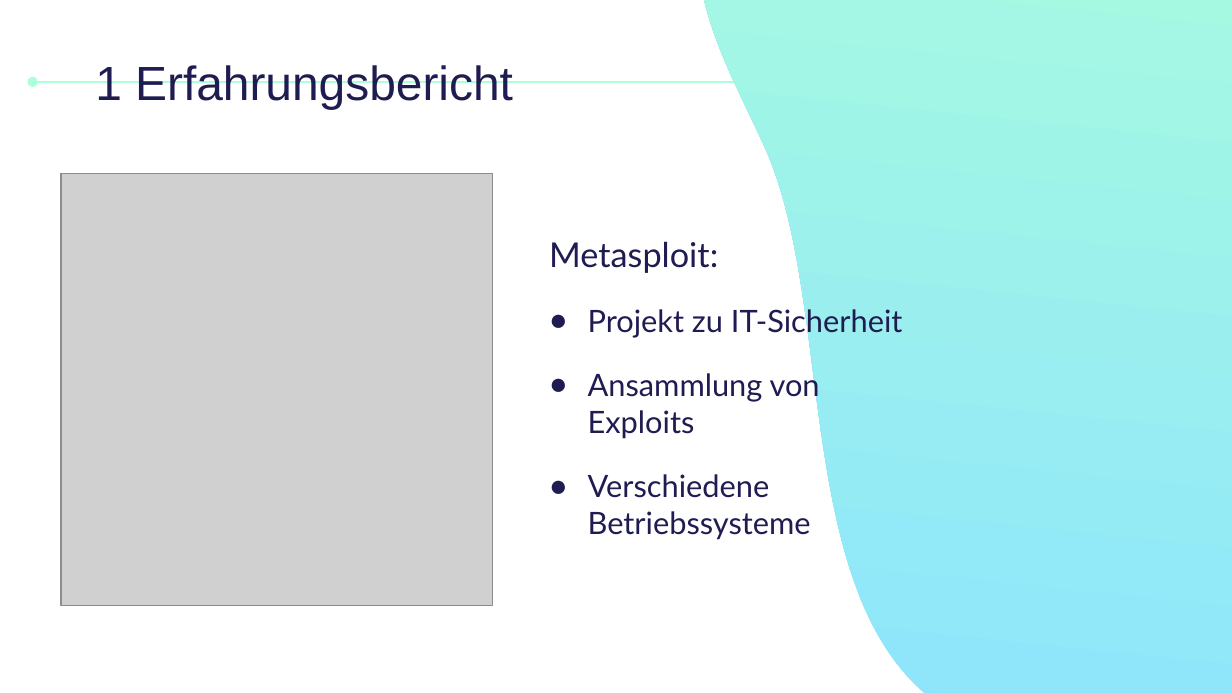
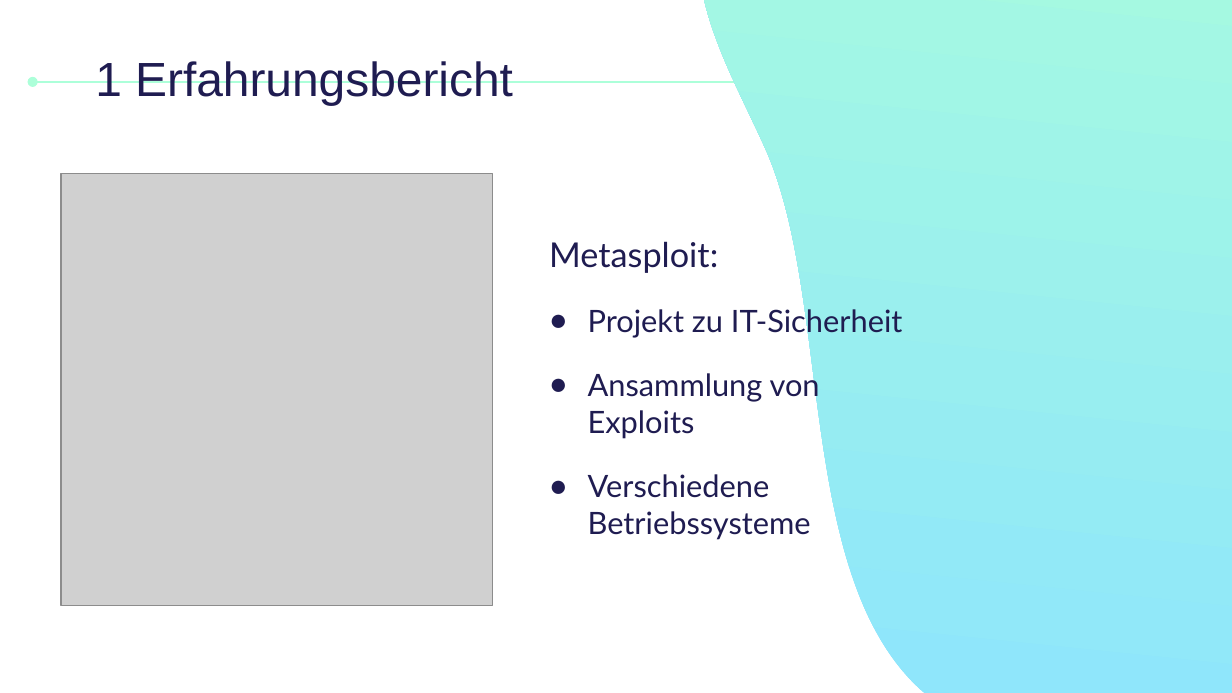
Before and after one commit to eliagarzi/m146-gruebigarzi, a slide deck: slide 3 of LB1/Präsentation_Exploit.pptx. Drawn at 1232x693 pixels with LibreOffice and Linux fonts; fonts in the diff are those of the drawing; grey boxes stand for pictures. Boxes give left, top, right and bottom in pixels: in the first picture for what was removed or moved away, otherwise in the second. Text is boxed around its words. In the diff, an @@ line names an element or a change of style, - is before the commit and + after.

```diff
--- a/LB1/Präsentation_Exploit.pptx
+++ b/LB1/Präsentation_Exploit.pptx
@@ title "1 Erfahrungsbericht": place and size @@
-title "1 Erfahrungsbericht" at <box>95,65,513,109</box>
+title "1 Erfahrungsbericht" at <box>95,61,513,105</box>
```
Also in this commit, not shown: 4 other slides changed.
